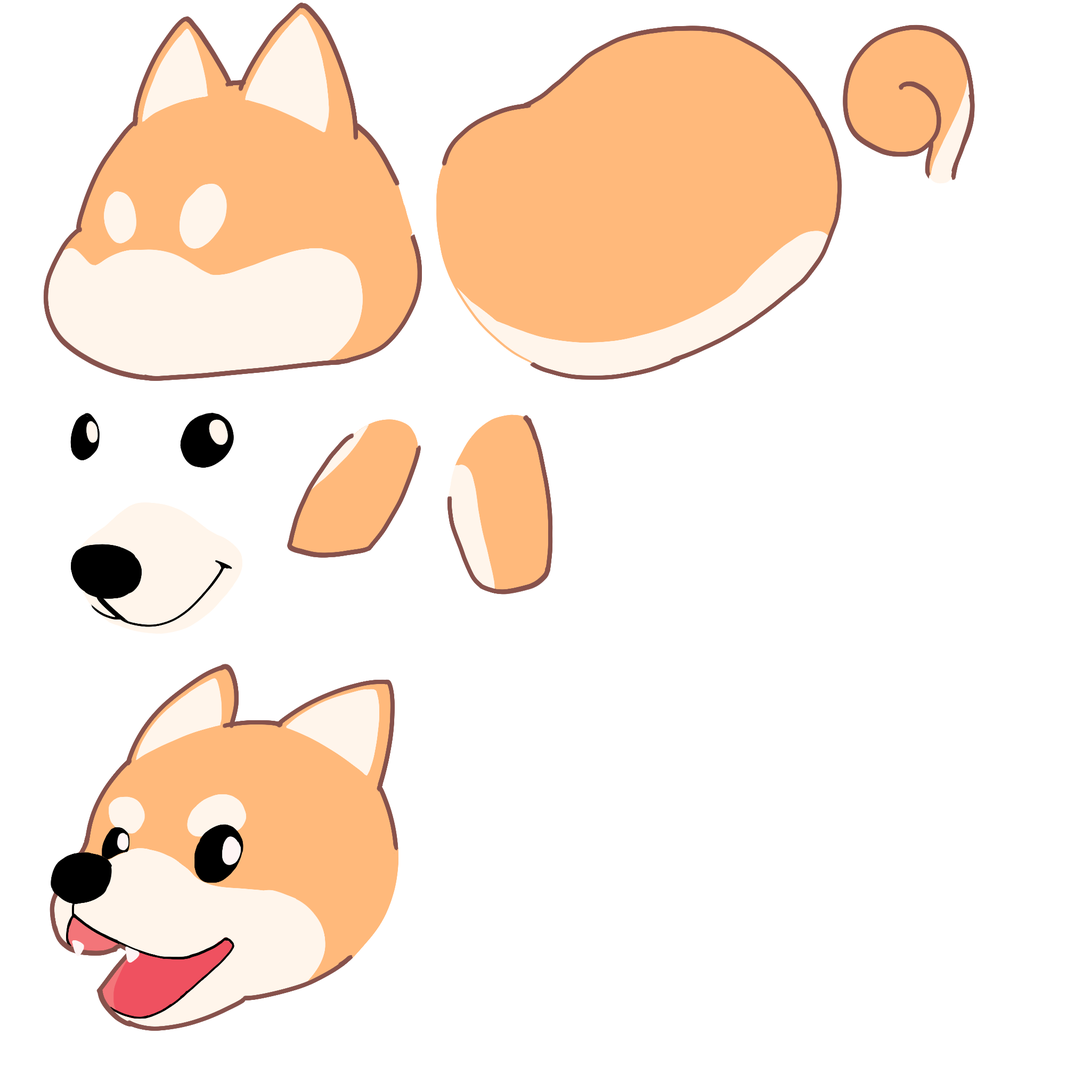
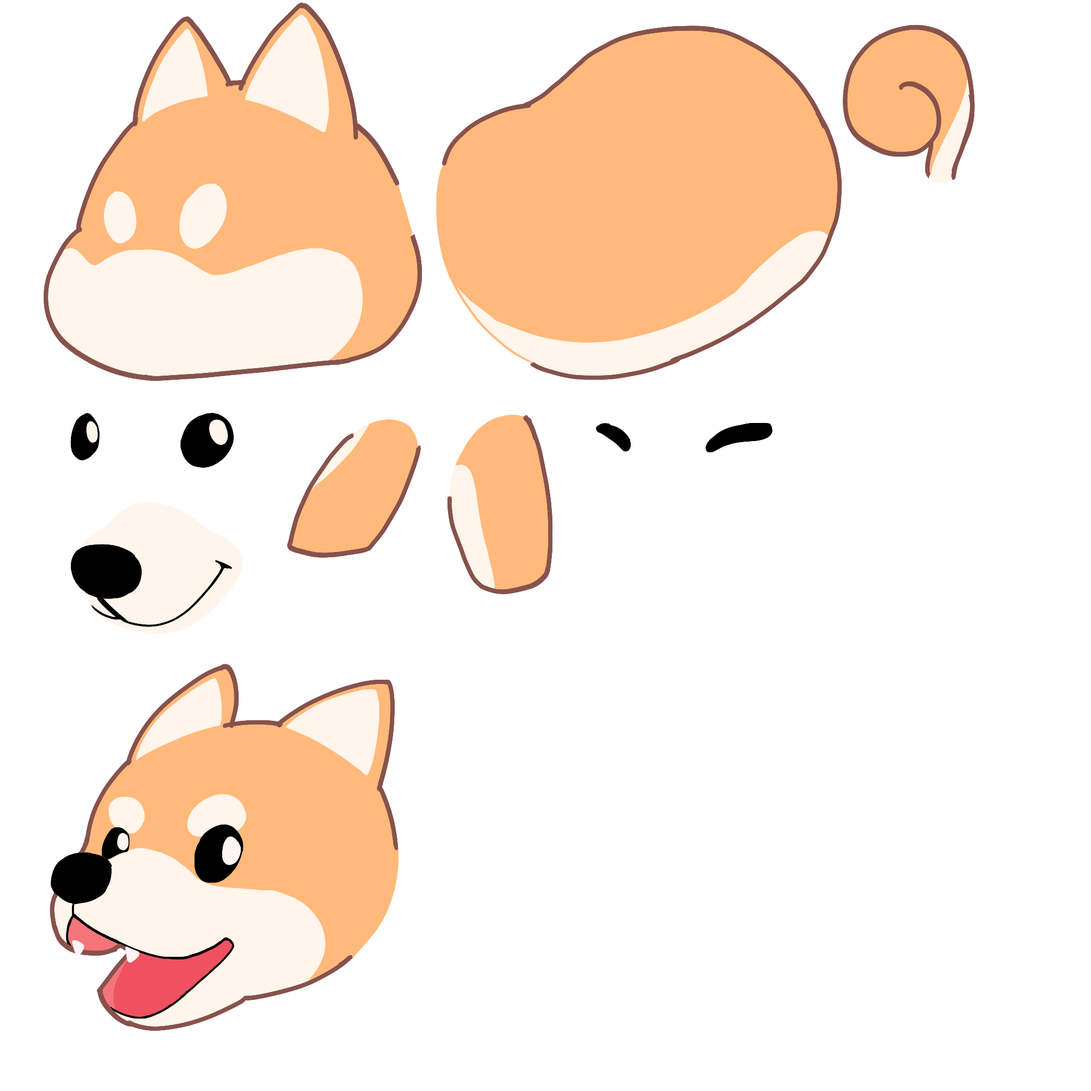
Comparing the layer stacks of the two 1091px x 1091px images. Changes:
added layer "Layer 21" in group "smell ld" over [595, 423, 773, 453]
